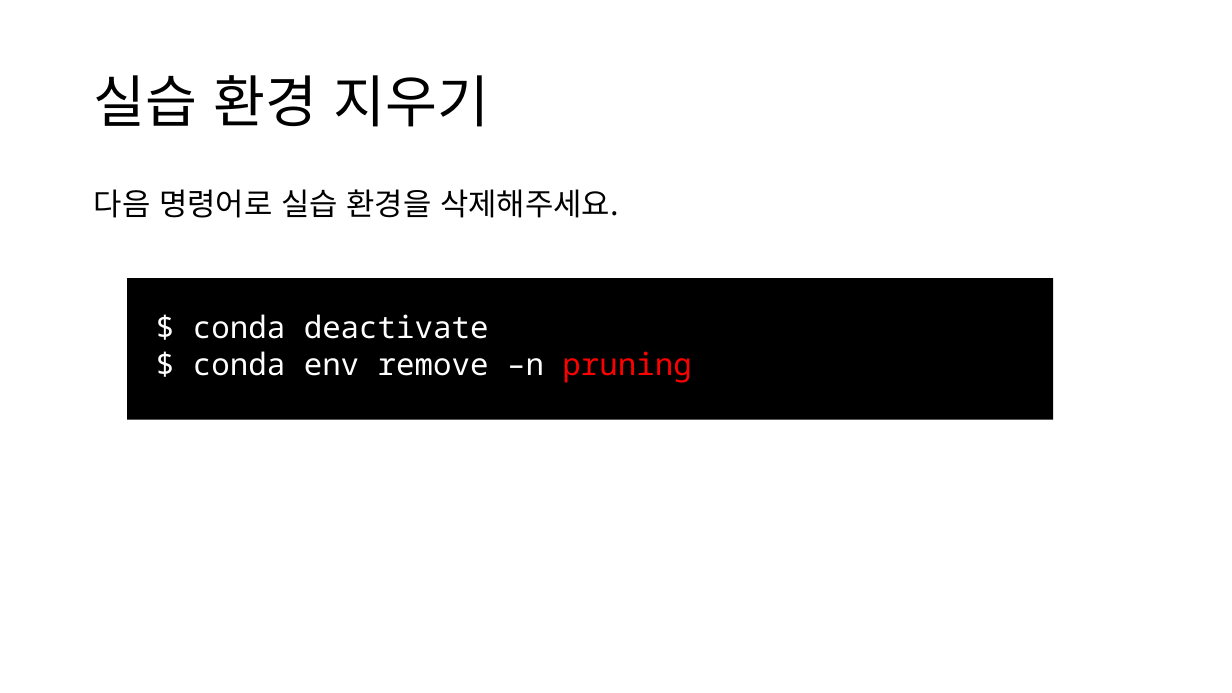
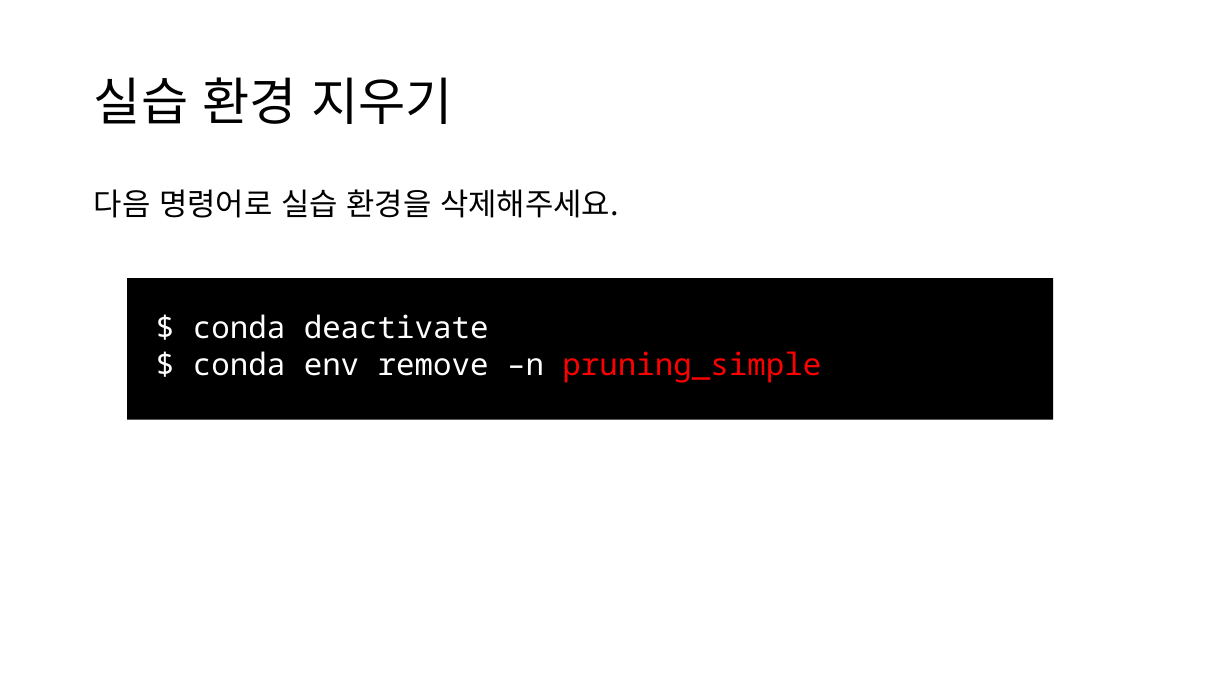
Before and after one commit to h19920918/samsung_ds_summer_pruning, a slide deck: slide 29 of samsung_ds_pruning.pptx (slide 28 before the commit). Drawn at 1232x693 pixels with LibreOffice and Linux fonts; fonts in the diff are those of the drawing. Boxes give left, top, right and bottom in pixels: in the first picture for what was removed or moved away, otherwise in the second. Text is boxed around its words. In the diff, an @@ line names an element or a change of style, - is before the commit and + after.

```diff
--- a/samsung_ds_pruning.pptx
+++ b/samsung_ds_pruning.pptx
@@ title "실습 환경 지우기" at [94, 77, 453, 124]: size 44 to 40 pt @@
@@ text at [193, 351, 821, 383]: text changed @@
-$ conda env remove –n pruning
+$ conda env remove –n pruning_simple
```
Also in this commit, not shown: 12 other slides changed, 1 slide added, 1 other file.
